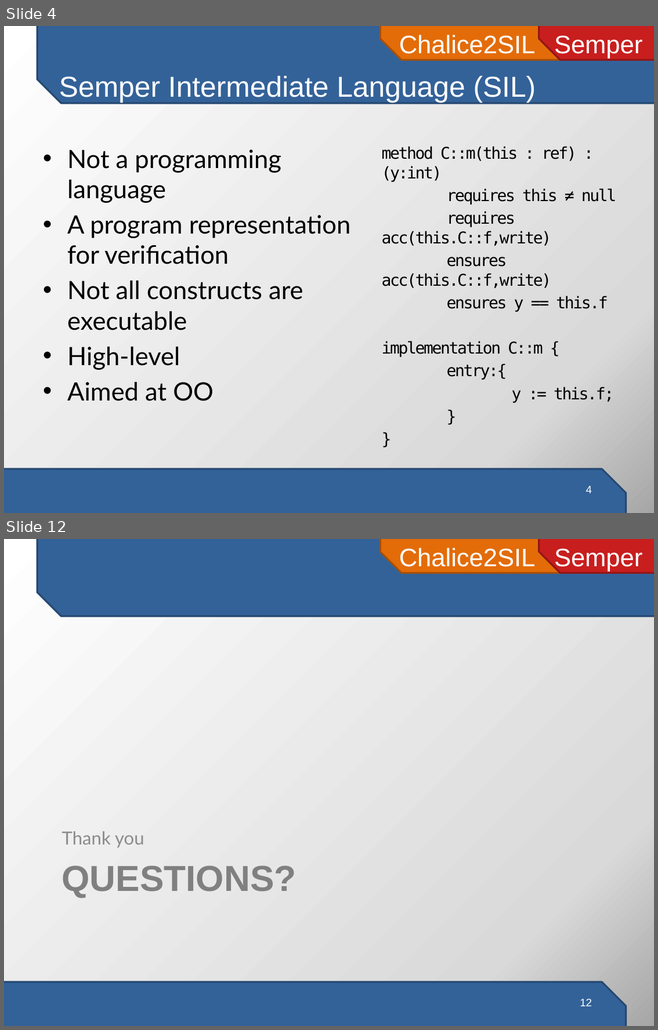
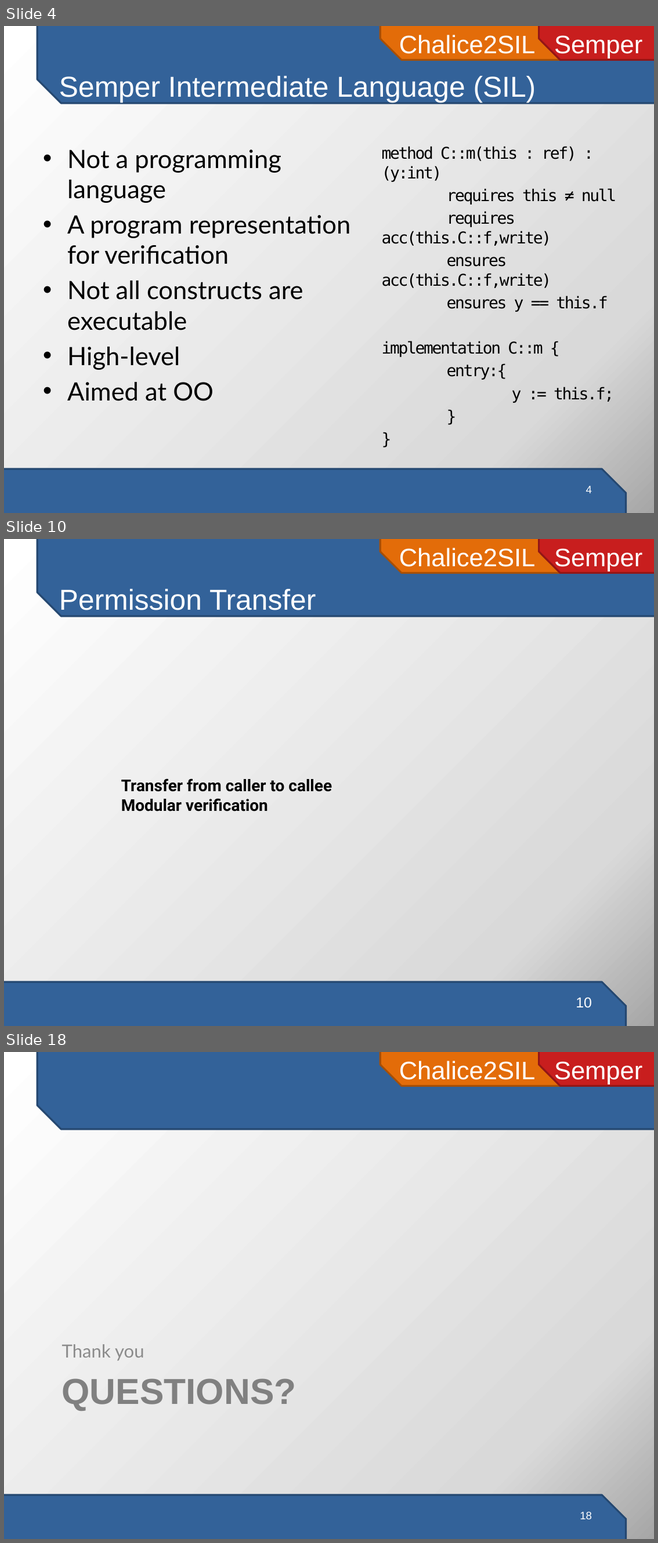
Before and after one commit to viperproject/chalice2silver, a slide deck: chalice2sil/doc/presentation/chalice2sil-presentation.pptx. Shown one above the other, each under a label of ours: slides 4 and 12 before the commit, slides 4, 10 and 18 after it; the slides between them are not shown. The pictures are 658x1030 and 658x1543 pixels, drawn with LibreOffice and Linux fonts; fonts in the diff are those of the drawing. Boxes give left, top, right and bottom in pixels: in the first picture for what was removed or moved away, otherwise in the second. Text is boxed around its words. In the diff, an @@ line names an element or a change of style, - is before the commit and + after.

```diff
--- a/chalice2sil/doc/presentation/chalice2sil-presentation.pptx
+++ b/chalice2sil/doc/presentation/chalice2sil-presentation.pptx
@@ slide 10 added at [4, 539, 654, 1026], background gradient #FFFFFF to #D9D9D9 to #A6A6A6; not listed: 4 template elements that a slide beside it also shows @@
@@ title added at [59, 589, 315, 616], 32 pt, text #FFFFFF @@
+Permission Transfer
@@ text added at [121, 779, 332, 812], 18 pt, text #000000, bold @@
+Transfer from caller to callee
+Modular verification
@@ page number added at [575, 997, 592, 1008], 16 pt, text #FFFFFF @@
+10
@@ what was slide 12 is now slide 18 @@
@@ page number at [579, 1512, 592, 1519]: text changed @@
-12
+18
```
Also in this commit, not shown: 2 slides changed, 11 other slides added, 1 other file.
